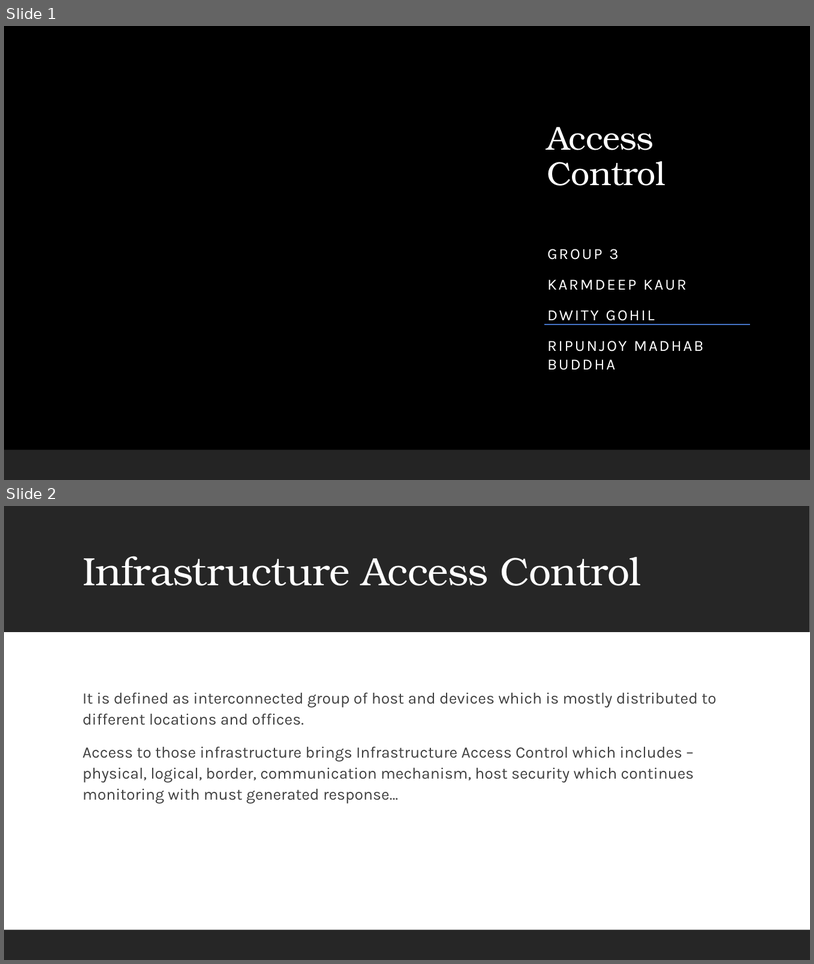
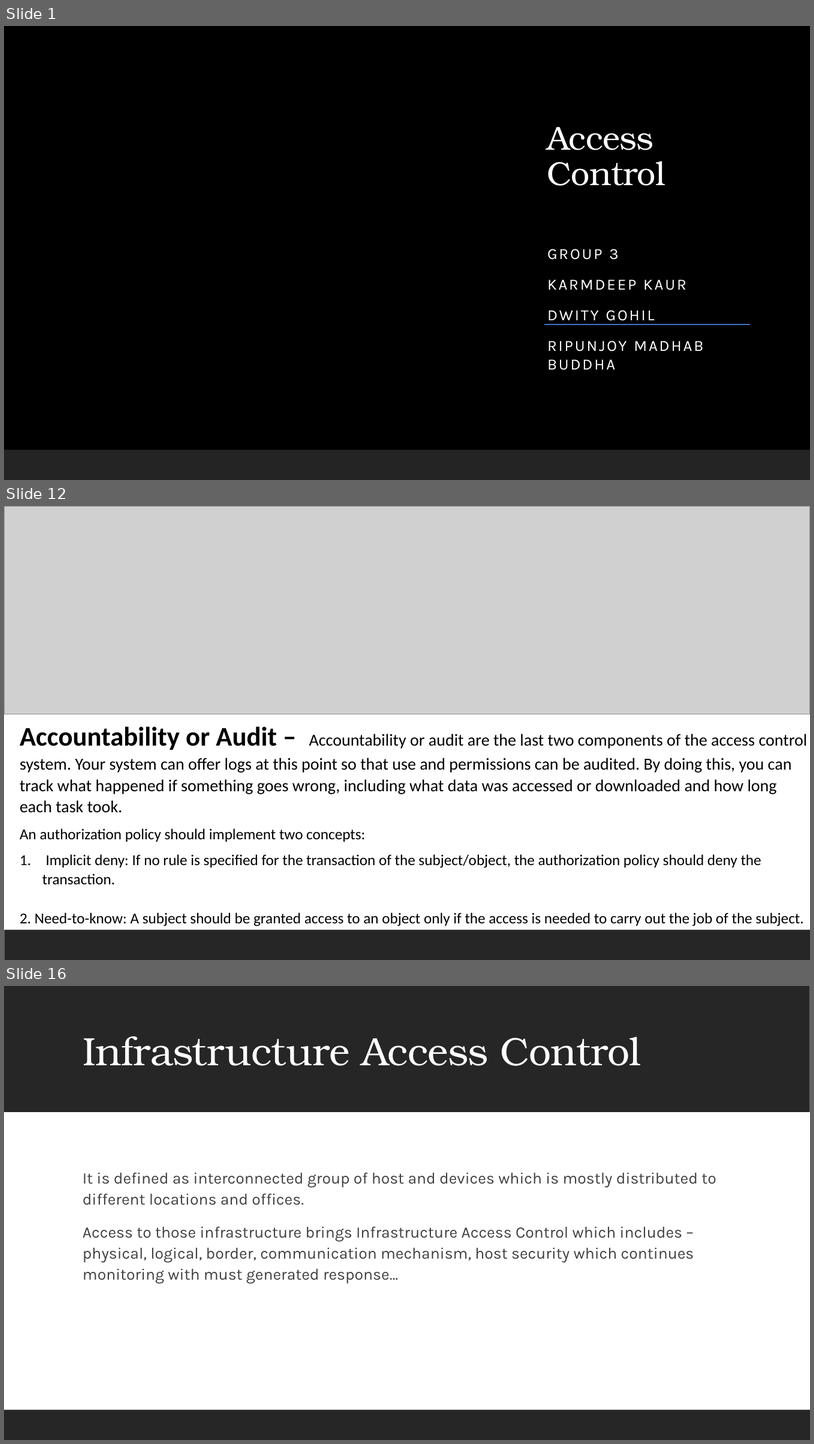
Before and after one commit to ronnie-1947/access-control-ppt, a slide deck: Access Control.pptx. Shown one above the other, each under a label of ours: slides 1 and 2 before the commit, slides 1, 12 and 16 after it; the slides between them are not shown. The pictures are 814x964 and 814x1444 pixels, drawn with LibreOffice and Linux fonts; fonts in the diff are those of the drawing; grey boxes stand for pictures; background and template pictures are left out. Boxes give left, top, right and bottom in pixels: in the first picture for what was removed or moved away, otherwise in the second. Text is boxed around its words. In the diff, an @@ line names an element or a change of style, - is before the commit and + after.

Commit message:
<access contol addited>

```diff
--- a/Access Control.pptx
+++ b/Access Control.pptx
@@ slide 12 added at box(4, 506, 810, 960), background #FFFFFF; not listed: 1 template element that a slide beside it also shows @@
@@ picture added at box(4, 506, 810, 714) @@
@@ text added at box(20, 726, 808, 926), 18 pt, text #000000 @@
+Accountability or Audit – Accountability or audit are the last two components of the access control system. Your system can offer logs at this point so that use and permissions can be audited. By doing this, you can track what happened if something goes wrong, including what data was accessed or downloaded and how long each task took.
+An authorization policy should implement two concepts:
+1. Implicit deny: If no rule is specified for the transaction of the subject/object, the authorization policy should deny the transaction.
+2. Need-to-know: A subject should be granted access to an object only if the access is needed to carry out the job of the subject.
@@ what was slide 2 is now slide 16 @@
```
Also in this commit, not shown: 13 other slides added.
